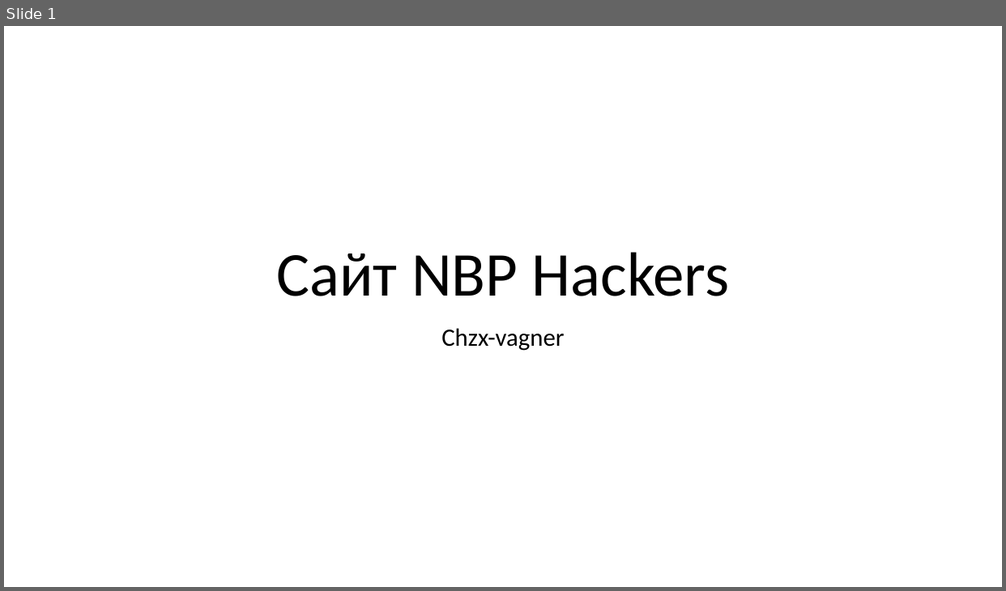
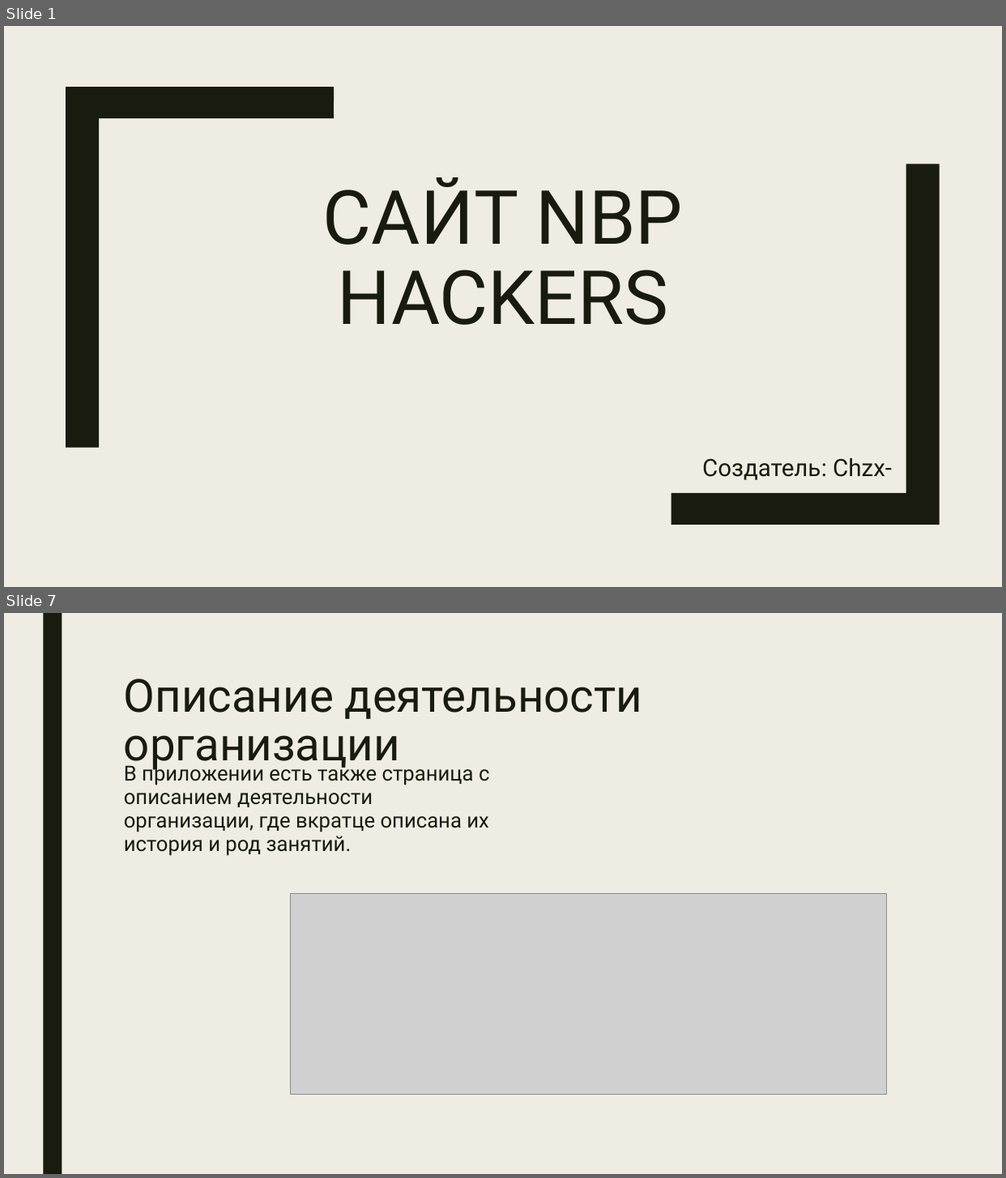
Before and after one commit to chzx-vagner/NBP_Website, a slide deck: NBP_Website.pptx. Shown one above the other, each under a label of ours: slide 1 before the commit, slides 1 and 7 after it; the slides between them are not shown. The pictures are 1006x591 and 1006x1178 pixels, drawn with LibreOffice and Linux fonts; fonts in the diff are those of the drawing; grey boxes stand for pictures. Boxes give left, top, right and bottom in pixels: in the first picture for what was removed or moved away, otherwise in the second. Text is boxed around its words. In the diff, an @@ line names an element or a change of style, - is before the commit and + after.

```diff
--- a/NBP_Website.pptx
+++ b/NBP_Website.pptx
@@ slide 7 added at (x1=4, y1=613, x2=1002, y2=1174), background #EFEDE3 @@
@@ rectangle added at (x1=43, y1=613, x2=62, y2=1174), fill #191B0E @@
@@ title added at (x1=124, y1=679, x2=642, y2=771), 44 pt, text #191B0E @@
+Описание деятельности организации
@@ text added at (x1=124, y1=761, x2=489, y2=856), 20 pt, text #191B0E @@
+В приложении есть также страница с описанием деятельности организации, где вкратце описана их история и род занятий.
@@ picture added at (x1=291, y1=894, x2=887, y2=1094) @@
@@ slide 1 changed as well @@
@@ background #FFFFFF to #EFEDE3 @@
@@ freeform shape added at (x1=66, y1=87, x2=334, y2=447), fill #191B0E @@
@@ freeform shape added at (x1=671, y1=164, x2=940, y2=525), fill #191B0E @@
@@ title at (x1=323, y1=177, x2=683, y2=325): text changed; size 60 to 72 pt; font Calibri to Roboto; text colour #000000 to #191B0E @@
-Сайт NBP Hackers
+САЙТ NBP HACKERS
@@ subtitle at (x1=702, y1=459, x2=892, y2=493): text changed; size 24 to 23 pt; font Calibri to Roboto; text colour #000000 to #191B0E @@
-Chzx-vagner
+Создатель: Chzx-vagner
```
Also in this commit, not shown: 1 other slide changed, 8 other slides added, 2 slides removed, 18 other files.
